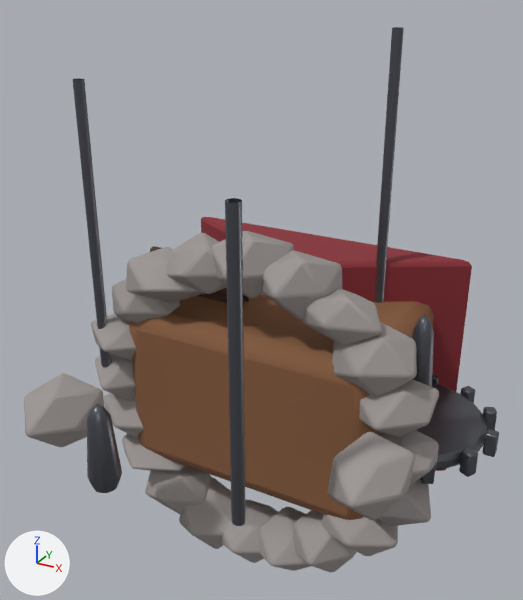
A saved change to the glTF model models/buildings/sawmill.glb.
One viewpoint serves both versions: a 50 mm camera at (3.2, -5.38, 4.04) aimed at (0.13, 0.22, 1.24). Arrows for +X, +Y and +Z are at lower left; the lights stay in place. The first picture is the older version. Where no turn or scale is listed for an object, it has been applied to the vertices.

The older version as bpy lines, for what is in view:
```python
ob_foundationstone_0 = bpy.data.objects.new('FoundationStone_0', me_icosphere)
ob_foundationstone_0.location = (1.59, 0.2, 0.0)
ob_foundationstone_12 = bpy.data.objects.new('FoundationStone_12', me_icosphere_012)
ob_foundationstone_12.location = (-1.29, 0.2, -0.94)
ob_foundationstone_15 = bpy.data.objects.new('FoundationStone_15', me_icosphere_015)
ob_foundationstone_15.location = (0.0, 0.2, -1.59)
ob_foundationstone_16 = bpy.data.objects.new('FoundationStone_16', me_icosphere_016)
ob_foundationstone_16.location = (0.49, 0.2, -1.51)
ob_foundationstone_17 = bpy.data.objects.new('FoundationStone_17', me_icosphere_017)
ob_foundationstone_17.location = (0.94, 0.2, -1.29)
ob_foundationstone_18 = bpy.data.objects.new('FoundationStone_18', me_icosphere_018)
ob_foundationstone_18.location = (1.29, 0.2, -0.94)
ob_foundationstone_19 = bpy.data.objects.new('FoundationStone_19', me_icosphere_019)
ob_foundationstone_19.location = (1.51, 0.2, -0.49)
ob_foundationstone_2 = bpy.data.objects.new('FoundationStone_2', me_icosphere_002)
ob_foundationstone_2.location = (1.29, 0.2, 0.94)
ob_millhouse = bpy.data.objects.new('MillHouse', me_cube)
ob_millhouse.location = (0.0, 1.05, 0.0)
# also in view: 'FoundationStone_5' at (-0.05, 0.22, 1.59); 'FoundationStone_14' at (-0.45, 0.15, -1.54); 'FoundationStone_1' at (1.46, 0.18, 0.48); 'FoundationStone_11' at (-1.5, 0.23, -0.52); 'L3Spire' at (0.86, -1.49, 1.45)
```
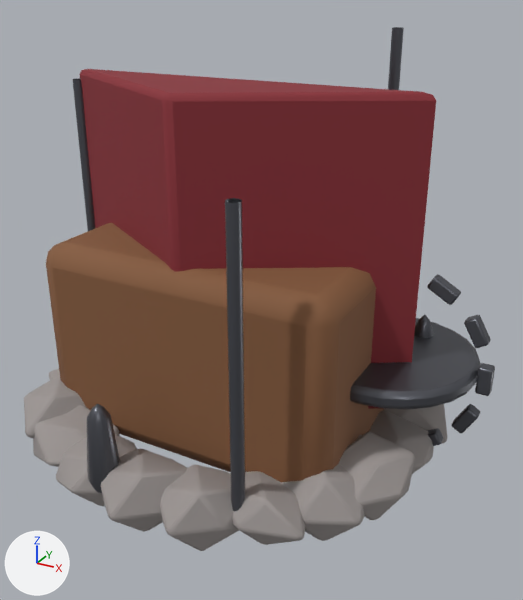
What the commit changed:
Object 'FoundationStone_0' (ob_foundationstone_0) moves from (1.59, 0.2, 0.0) to (1.59, 0.0, 0.2).
Object 'FoundationStone_2' (ob_foundationstone_2) moves from (1.29, 0.2, 0.94) to (1.29, -0.94, 0.2).
Object 'FoundationStone_3' (ob_foundationstone_3) moves from (0.94, 0.2, 1.29) to (0.94, -1.29, 0.2).
Object 'FoundationStone_4' (ob_foundationstone_4) moves from (0.49, 0.2, 1.51) to (0.49, -1.51, 0.2).
Object 'FoundationStone_5' (ob_foundationstone_5) moves from (0.0, 0.2, 1.59) to (0.0, -1.59, 0.2).
Object 'FoundationStone_6' (ob_foundationstone_6) moves from (-0.49, 0.2, 1.51) to (-0.49, -1.51, 0.2).
Object 'FoundationStone_7' (ob_foundationstone_7) moves from (-0.94, 0.2, 1.29) to (-0.94, -1.29, 0.2).
Object 'FoundationStone_9' (ob_foundationstone_9) moves from (-1.51, 0.2, 0.49) to (-1.51, -0.49, 0.2).
Object 'FoundationStone_12' (ob_foundationstone_12) moves from (-1.29, 0.2, -0.94) to (-1.29, 0.94, 0.2).
Object 'FoundationStone_15' (ob_foundationstone_15) moves from (0.0, 0.2, -1.59) to (0.0, 1.59, 0.2).
Object 'FoundationStone_16' (ob_foundationstone_16) moves from (0.49, 0.2, -1.51) to (0.49, 1.51, 0.2).
Object 'FoundationStone_17' (ob_foundationstone_17) moves from (0.94, 0.2, -1.29) to (0.94, 1.29, 0.2).
Object 'FoundationStone_18' (ob_foundationstone_18) moves from (1.29, 0.2, -0.94) to (1.29, 0.94, 0.2).
Object 'FoundationStone_19' (ob_foundationstone_19) moves from (1.51, 0.2, -0.49) to (1.51, 0.49, 0.2).
Object 'MillHouse' (ob_millhouse) moves from (0.0, 1.05, 0.0) to (0.0, 0.0, 1.05).
Object 'SplitShingleRoof' (ob_splitshingleroof) moves from (0.0, 1.95, 0.0) to (0.0, 0.0, 1.95).
Object 'SawWheel' (ob_sawwheel) moves from (1.45, 1.0, -0.15) to (1.45, 0.15, 1.0).
Object 'SawTooth_0' (ob_sawtooth_0) moves from (2.29, 1.0, -0.15) to (2.29, 0.15, 1.0).
In object 'SawTooth_1' (ob_sawtooth_1), parent is now set to ob_godotassetroot.
Object 'SawTooth_1' (ob_sawtooth_1) turns from (90, 0, 30) to (0, 0, 30) degrees about x, y and z.
In object 'SawTooth_2' (ob_sawtooth_2), parent is now set to ob_godotassetroot.
Object 'SawTooth_2' (ob_sawtooth_2) turns from (90, 0, 60) to (0, 0, 60) degrees about x, y and z.
In object 'SawTooth_3' (ob_sawtooth_3), parent is now set to ob_godotassetroot.
In object 'SawTooth_10' (ob_sawtooth_10), parent is now set to ob_godotassetroot.
Object 'SawTooth_10' (ob_sawtooth_10) turns from (90, 0, -60) to (0, 0, -60) degrees about x, y and z.
In object 'SawTooth_11' (ob_sawtooth_11), parent is now set to ob_godotassetroot.
Object 'SawTooth_11' (ob_sawtooth_11) turns from (90, 0, -30) to (0, 0, -30) degrees about x, y and z.
Object 'GodotAssetRoot' (ob_godotassetroot) is new.
Its location is (0.0, 0.0, 0.0).
Its rotation in degrees is (90, 0, 0).

Changed parts and their boxes (x1, y1, x2, y2) in the pictures (523 x 600 px):
'SplitShingleRoof', moved: before (201, 217, 472, 471); after (79, 69, 436, 409)
'MillHouse', moved: before (129, 294, 434, 520); after (46, 223, 384, 482)
'SawWheel', moved: before (416, 383, 487, 470); after (350, 318, 481, 409)
'FoundationStone_4', moved: before (262, 250, 342, 320); after (160, 465, 239, 551)
'FoundationStone_2', moved: before (332, 322, 417, 396); after (281, 464, 365, 541)
'FoundationStone_5', moved: before (211, 231, 294, 298); after (101, 449, 187, 532)
'FoundationStone_3', moved: before (302, 289, 382, 345); after (230, 471, 305, 545)
'FoundationStone_7', moved: before (126, 247, 204, 303); after (33, 405, 120, 467)
'FoundationStone_6', moved: before (167, 233, 227, 294); after (56, 434, 137, 506)
'FoundationStone_19', moved: before (378, 479, 431, 526); after (383, 404, 448, 444)
'FoundationStone_17', moved (not visible afterwards): before (293, 510, 357, 573)
'FoundationStone_0', moved: before (378, 430, 439, 485); after (369, 411, 434, 474)
'FoundationStone_18', moved (not visible afterwards): before (322, 515, 398, 556)
'FoundationStone_16', moved (not visible afterwards): before (259, 507, 310, 571)
'FoundationStone_15', moved (not visible afterwards): before (220, 500, 278, 563)
'FoundationStone_9', moved (mostly hidden afterwards): before (91, 314, 136, 360); after (49, 369, 60, 380)
'FoundationStone_12', moved (not visible afterwards): before (122, 433, 184, 471)
'SawTooth_11', moved, turned: before (459, 448, 478, 477); after (451, 404, 480, 433)
'SawTooth_0', moved: before (483, 429, 499, 457); after (475, 363, 495, 396)
'SawTooth_1', moved, turned: before (483, 407, 497, 430); after (464, 315, 491, 348)
'SawTooth_2', moved, turned: before (460, 386, 475, 403); after (427, 274, 461, 305)
'SawTooth_10', moved, turned: before (420, 462, 436, 484); after (427, 428, 443, 446)
'SawTooth_3', moved (not visible afterwards): before (432, 376, 439, 384)
'FoundationStone_1', unchanged, covered by the edit: before (359, 379, 439, 437)
'L9Spire', unchanged, covered by the edit: before (375, 27, 404, 303); after (388, 27, 404, 90)
'FoundationStone_14', unchanged, covered by the edit: before (179, 477, 232, 549)
'FoundationStone_13', unchanged, covered by the edit: before (145, 465, 211, 515)
